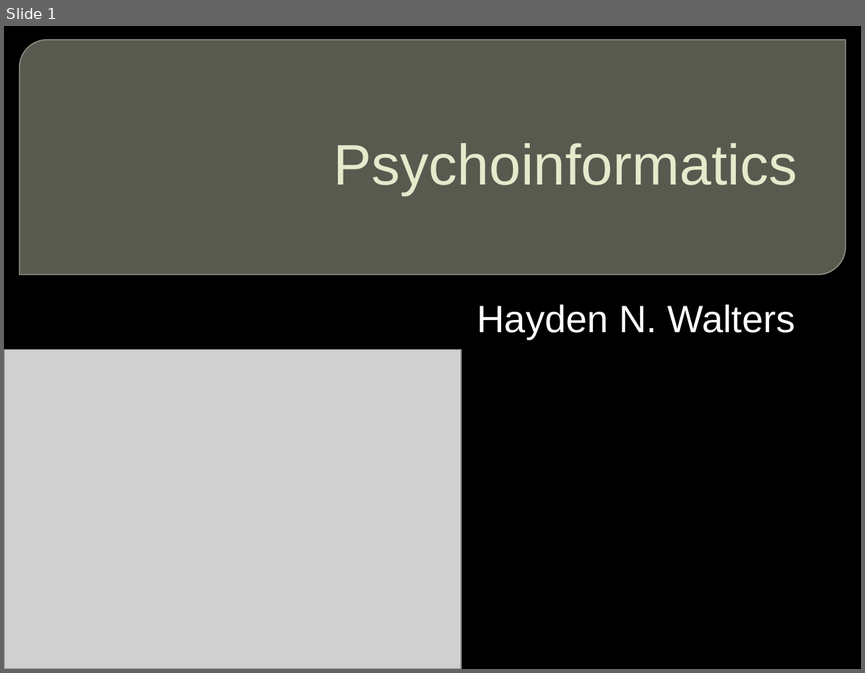
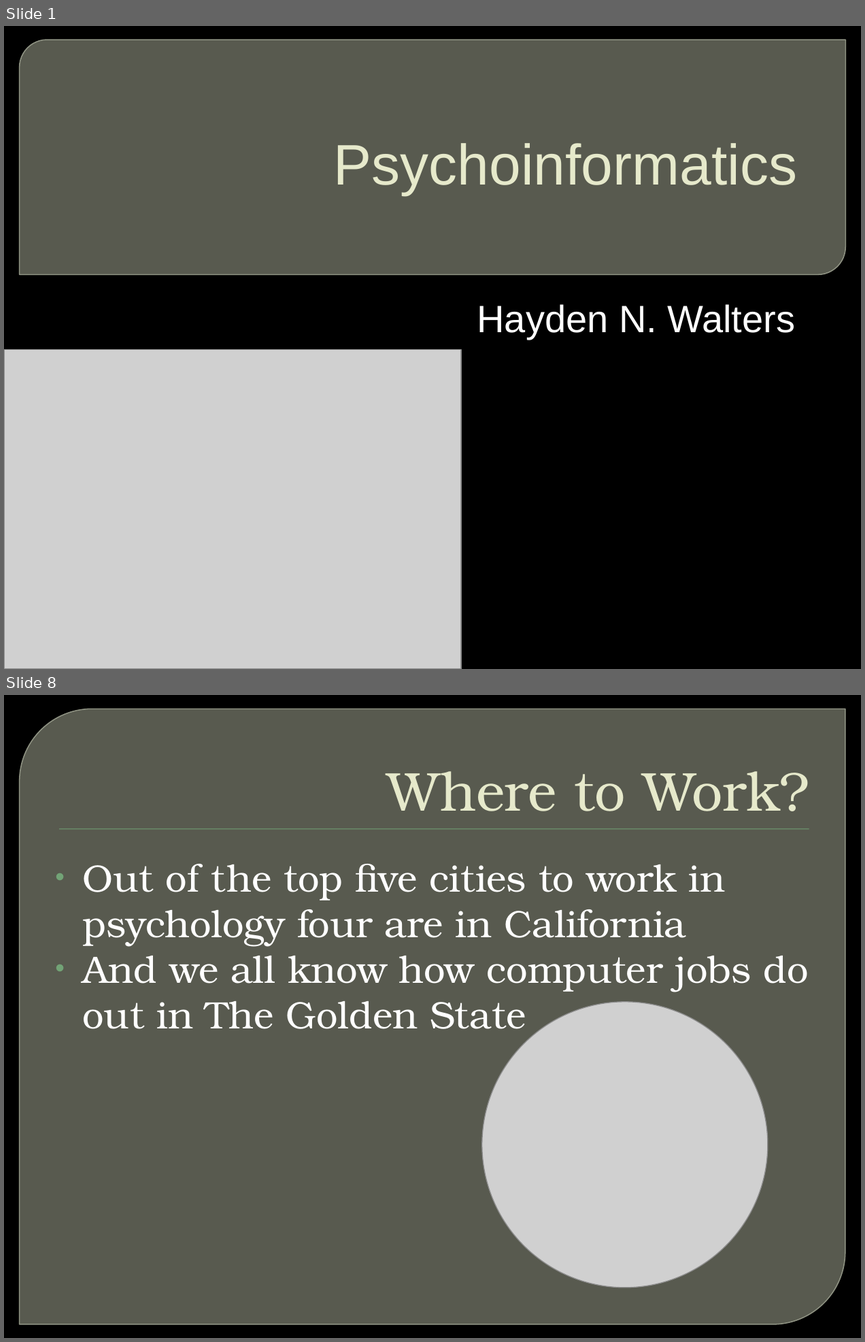
Before and after one commit to hnwalters/Essay-Reports, a slide deck: Documents & Presentations/E-Day Assignments/Career Path.pptx. Shown one above the other, each under a label of ours: slide 1 before the commit, slides 1 and 8 after it; the slides between them are not shown. The pictures are 865x673 and 865x1342 pixels, drawn with LibreOffice and Linux fonts; fonts in the diff are those of the drawing; grey boxes stand for pictures; background and template pictures are left out. Boxes give left, top, right and bottom in pixels: in the first picture for what was removed or moved away, otherwise in the second. Text is boxed around its words. In the diff, an @@ line names an element or a change of style, - is before the commit and + after.

```diff
--- a/Documents & Presentations/E-Day Assignments/Career Path.pptx
+++ b/Documents & Presentations/E-Day Assignments/Career Path.pptx
@@ slide 8 added at [4,695,861,1338], background picture (left out) @@
@@ round diag rect added at [20,709,845,1324], fill #888B7B at 65% opacity, outline #9DA090 0.87 pt @@
@@ title added at [388,771,809,811], 46 pt, text #E7EACB @@
+Where to Work?
@@ rectangle added at [59,829,808,830], fill #72A376 @@
@@ text added at [83,864,808,1029], 32 pt, text #FFFFFF @@
+• Out of the top five cities to work in psychology four are in California
+• And we all know how computer jobs do out in The Golden State
@@ picture added at [454,974,796,1315] @@
```
Also in this commit, not shown: 10 other slides added, 11 other files.
